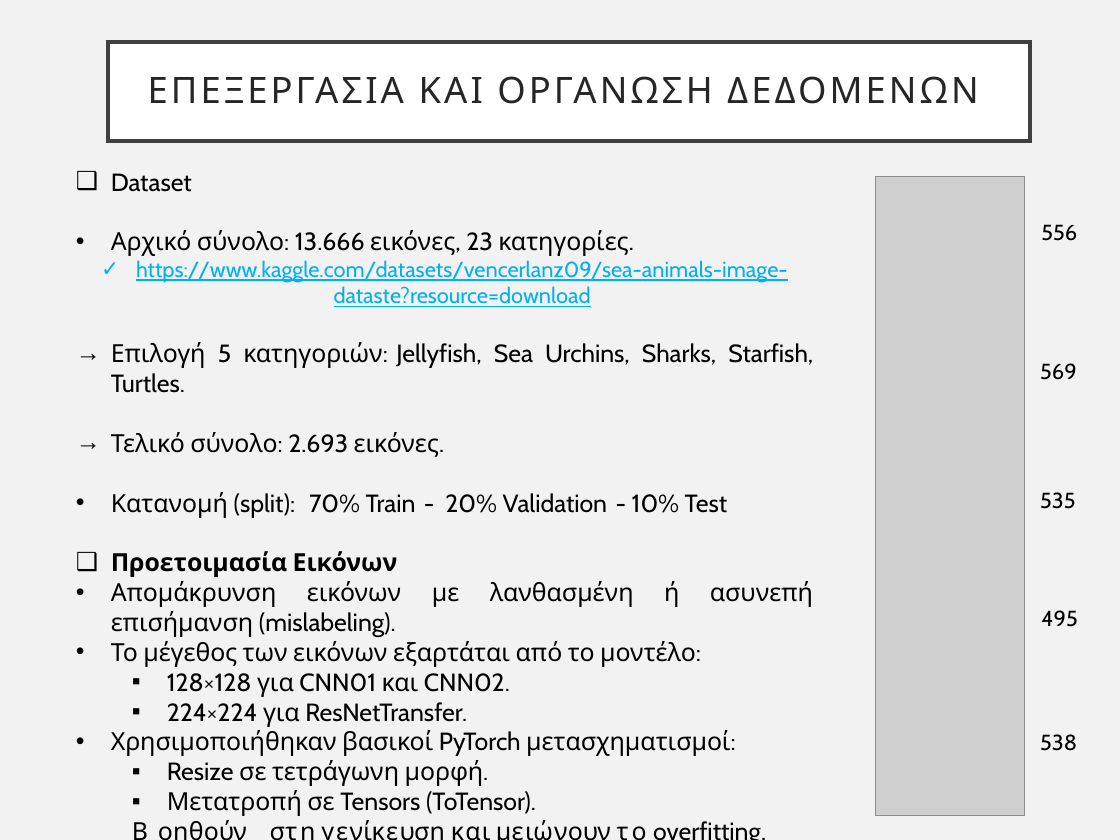
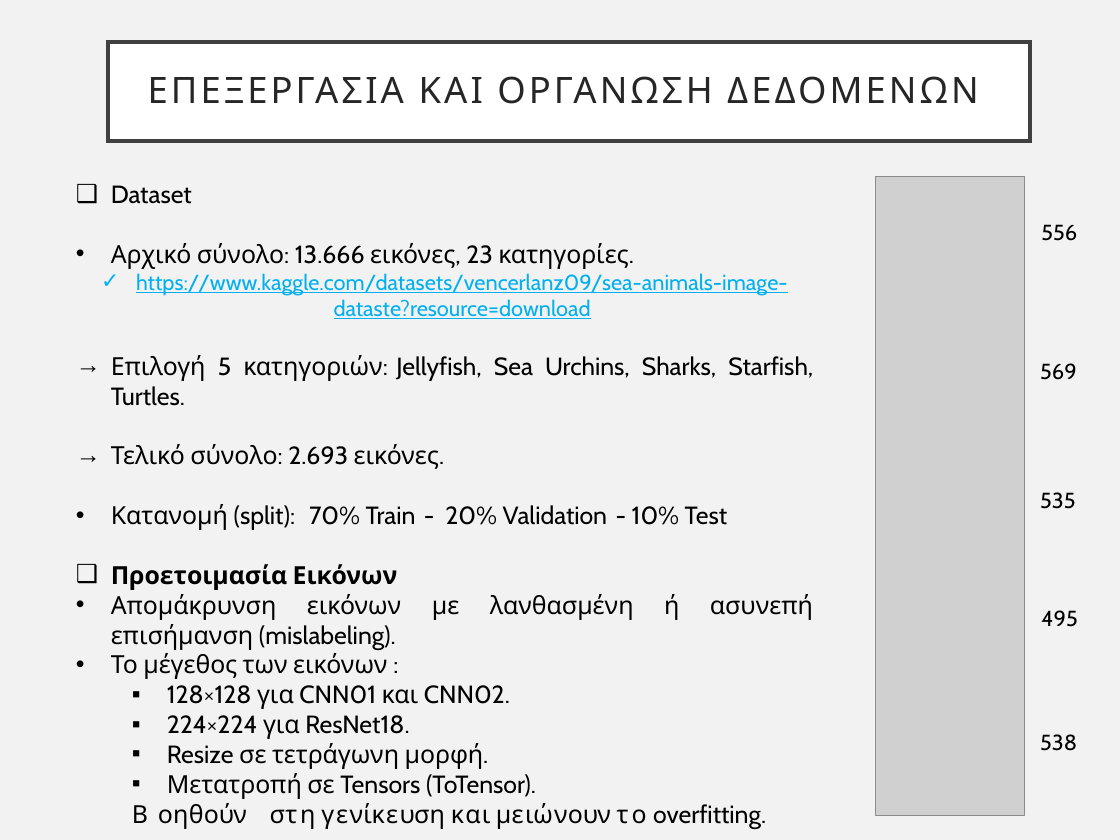
Before and after one commit to pkatpk/see-animal-dl, a slide deck: slide 3 of slides/Presentation_CNN_ResNet_SeaAnimals.pptx. Drawn at 1120x840 pixels with LibreOffice and Linux fonts; fonts in the diff are those of the drawing; grey boxes stand for pictures. Boxes give left, top, right and bottom in pixels: in the first picture for what was removed or moved away, otherwise in the second. Text is boxed around its words. In the diff, an @@ line names an element or a change of style, - is before the commit and + after.

```diff
--- a/slides/Presentation_CNN_ResNet_SeaAnimals.pptx
+++ b/slides/Presentation_CNN_ResNet_SeaAnimals.pptx
@@ text "Dataset": place and size @@
-text "Dataset" at box(111, 173, 813, 816)
+text "Dataset" at box(111, 185, 813, 829)
@@ text at box(111, 650, 387, 679): text changed @@
-• Το μέγεθος των εικόνων εξαρτάται από το μοντέλο:
+• Το μέγεθος των εικόνων :
@@ text at box(167, 715, 300, 739): text changed @@
-  ▪ 224×224 για ResNetTransfer.
-• Χρησιμοποιήθηκαν βασικοί PyTorch μετασχηματισμοί:
+  ▪ 224×224 για ResNet18.
```
Also in this commit, not shown: 5 other slides changed.
